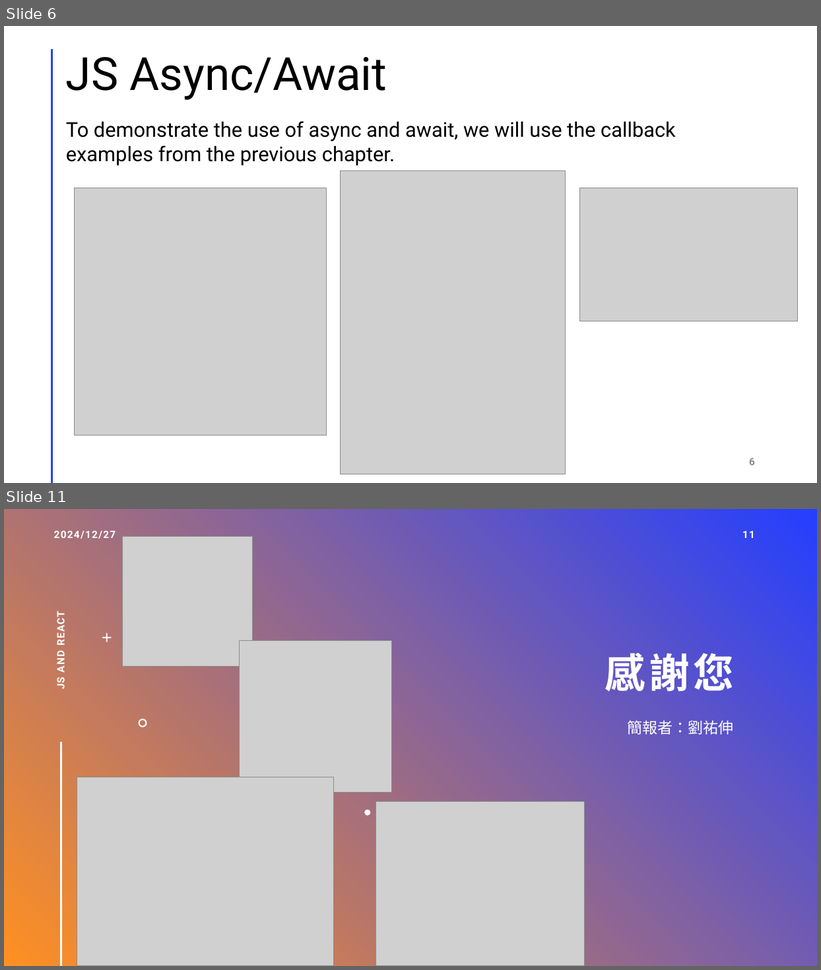
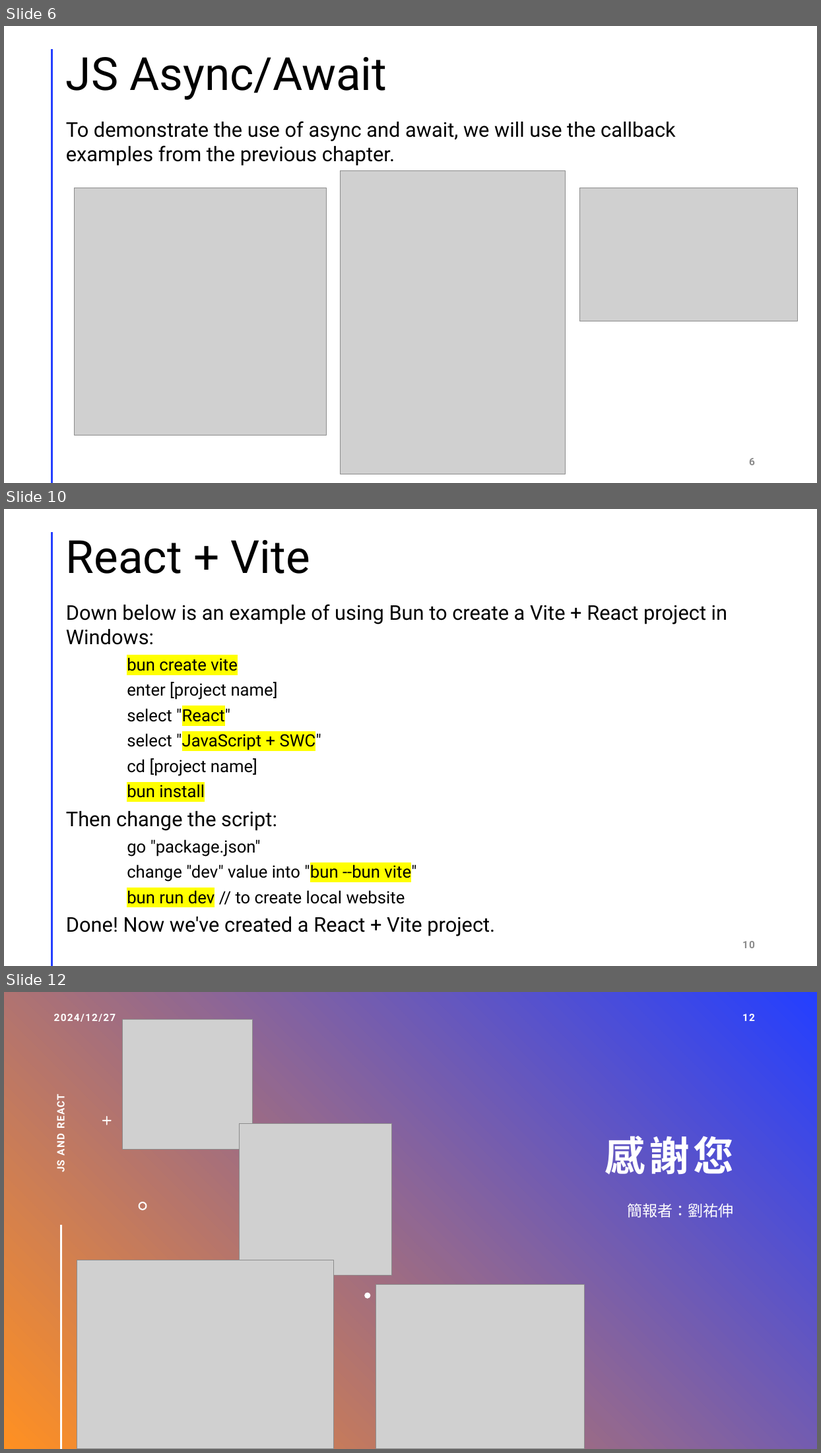
Before and after one commit to one030914/front-end-in-class, a slide deck: week15/report.pptx. Shown one above the other, each under a label of ours: slides 6 and 11 before the commit, slides 6, 10 and 12 after it; the slides between them are not shown. The pictures are 821x970 and 821x1453 pixels, drawn with LibreOffice and Linux fonts; fonts in the diff are those of the drawing; grey boxes stand for pictures. Boxes give left, top, right and bottom in pixels: in the first picture for what was removed or moved away, otherwise in the second. Text is boxed around its words. In the diff, an @@ line names an element or a change of style, - is before the commit and + after.

```diff
--- a/week15/report.pptx
+++ b/week15/report.pptx
@@ slide 10 added at [4,509,817,966], background #FFFFFF; not listed: 1 template element that a slide beside it also shows @@
@@ title added at [66,540,310,574], 54 pt, text #000000 @@
+React + Vite
@@ text added at [66,604,727,937], 20 pt, text #000000 @@
+Down below is an example of using Bun to create a Vite + React project in Windows:
+bun create vite
+enter [project name]
+select "React"
+select "JavaScript + SWC"
+cd [project name]
+bun install
+Then change the script:
+go "package.json"
+change "dev" value into "bun --bun vite"
+bun run dev // to create local website
+Done! Now we've created a React + Vite project.
@@ page number added at [743,941,755,949], 12 pt, text #8C8C8C, bold @@
+10
@@ what was slide 11 is now slide 12 @@
@@ page number at [743,1014,755,1021]: text changed @@
-11
+12
```
Also in this commit, not shown: 3 slides changed, 2 other slides added, 2 slides removed, 1 other file.
